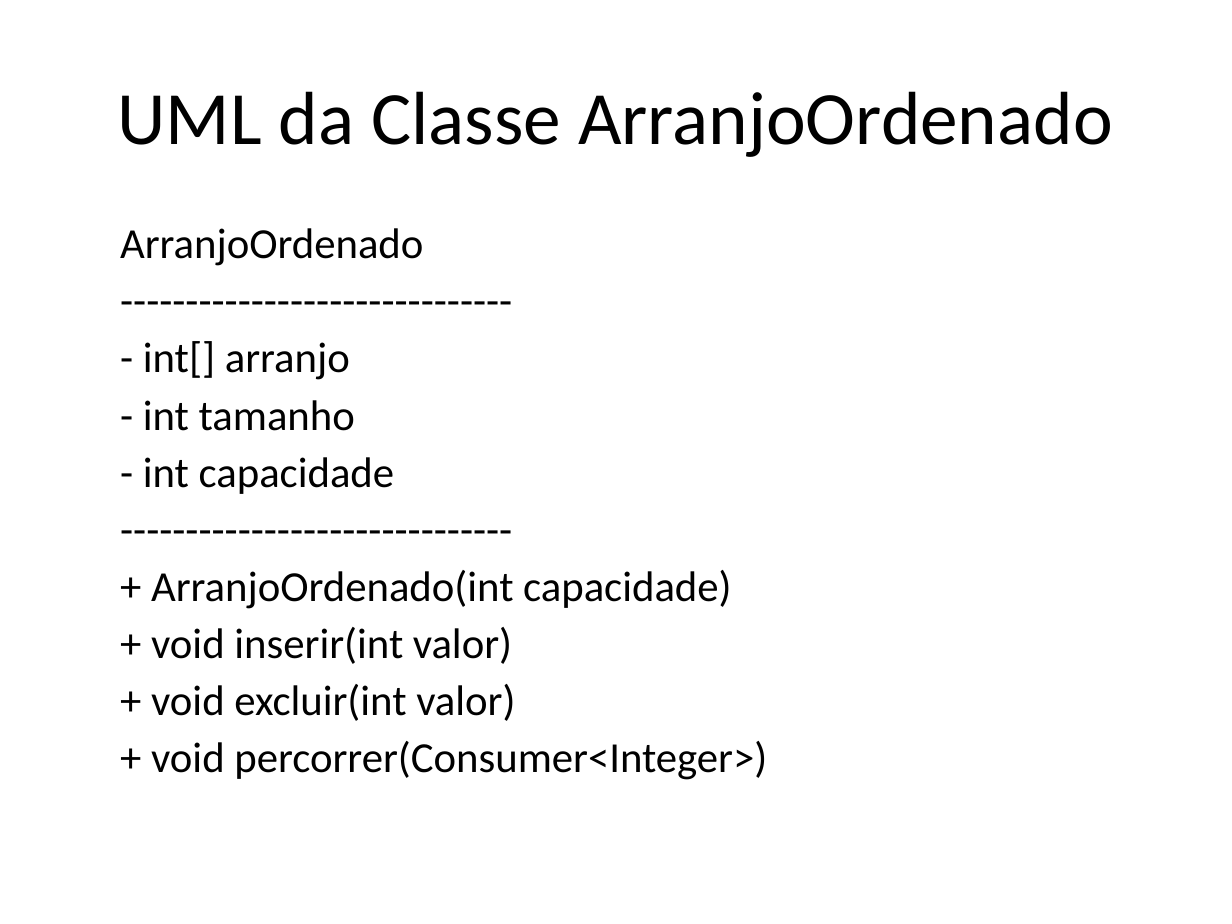
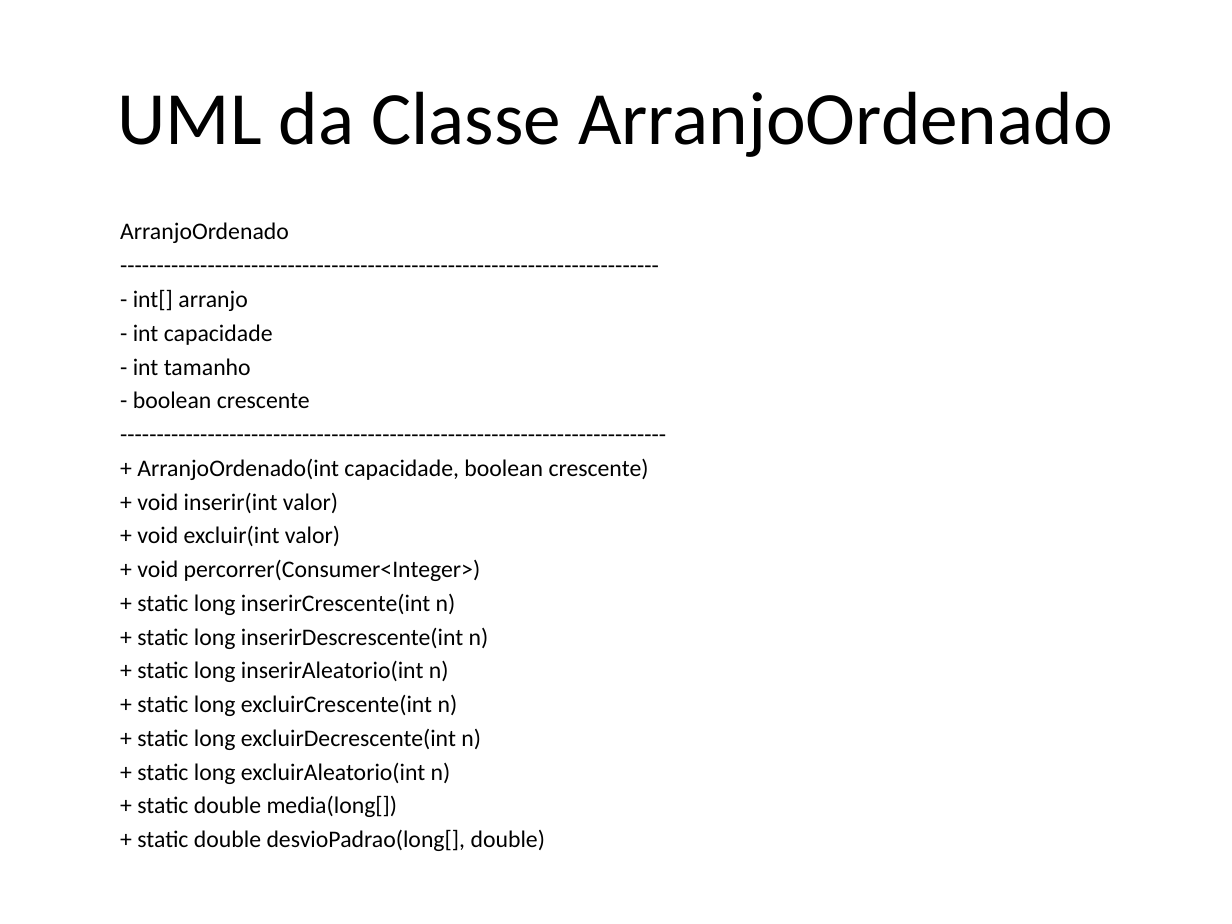
Before and after one commit to Anderson-LS-Oliveira/ArranjoOrdenado, a slide deck: slide 4 of Arranjo_Ordenado.pptx (slide 3 before the commit). Drawn at 1232x924 pixels with LibreOffice and Linux fonts; fonts in the diff are those of the drawing. Boxes give left, top, right and bottom in pixels: in the first picture for what was removed or moved away, otherwise in the second. Text is boxed around its words. In the diff, an @@ line names an element or a change of style, - is before the commit and + after.

```diff
--- a/Arranjo_Ordenado.pptx
+++ b/Arranjo_Ordenado.pptx
@@ text at <box>120,222,649,817</box>: text changed; size 25 to 13.9 pt @@
-------------------------------
+--------------------------------------------------------------------------
@@ text at <box>120,222,481,581</box>: size 25 to 13.9 pt in "ArranjoOrdenado", "- int[] arranjo", "- int tamanho", "+ void inserir(int valor)" and 2 more places; line spacing 0.9 to 0.8 @@
@@ text at <box>133,324,273,345</box>: paragraph added @@
+- int capacidade
@@ text at <box>133,391,649,480</box>: text changed; size 25 to 13.9 pt @@
-- int capacidade
-------------------------------
-+ ArranjoOrdenado(int capacidade)
+- boolean crescente
+---------------------------------------------------------------------------
++ ArranjoOrdenado(int capacidade, boolean crescente)
@@ text at <box>137,594,489,817</box>: paragraphs added @@
++ static long inserirCrescente(int n)
++ static long inserirDescrescente(int n)
++ static long inserirAleatorio(int n)
++ static long excluirCrescente(int n)
++ static long excluirDecrescente(int n)
++ static long excluirAleatorio(int n)
++ static double media(long[])
++ static double desvioPadrao(long[], double)
```
Also in this commit, not shown: 5 other slides changed, 4 slides added, 1 slide removed.
